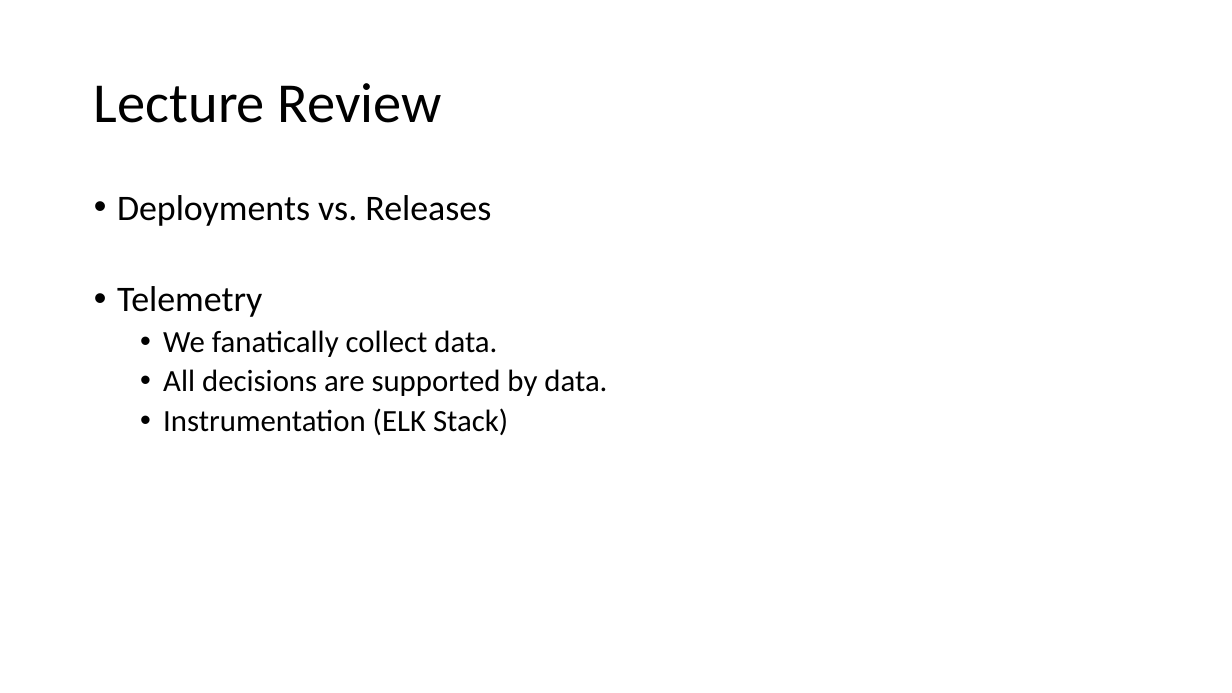
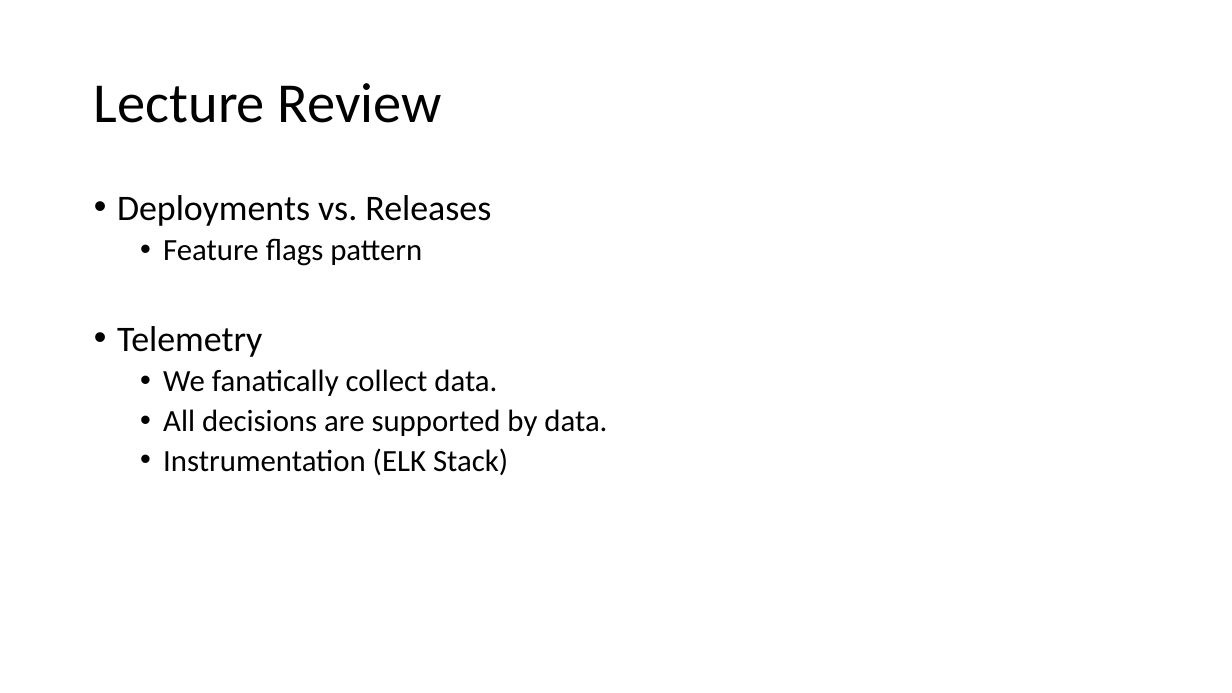
Before and after one commit to jasondbaker/infrastructure-class, a slide deck: slide 7 of review/lecture-review-week-6.pptx. Drawn at 1232x693 pixels with LibreOffice and Linux fonts; fonts in the diff are those of the drawing. Boxes give left, top, right and bottom in pixels: in the first picture for what was removed or moved away, otherwise in the second. Text is boxed around its words. In the diff, an @@ line names an element or a change of style, - is before the commit and + after.

Commit message:
update review

```diff
--- a/review/lecture-review-week-6.pptx
+++ b/review/lecture-review-week-6.pptx
@@ text at (x1=163, y1=238, x2=422, y2=266): paragraph added @@
+  • Feature flags pattern
```
Also in this commit, not shown: 4 other slides changed.
